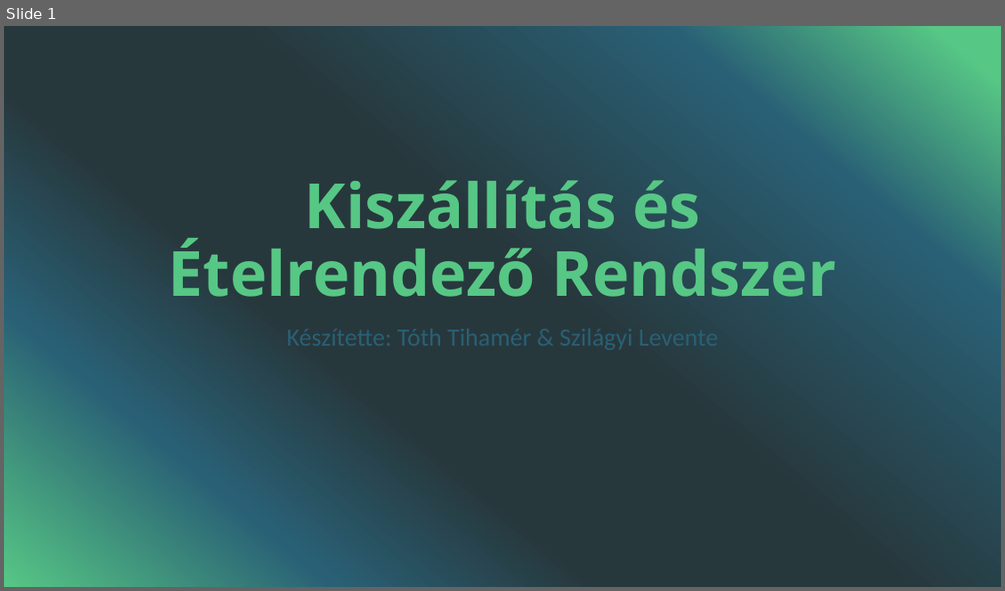
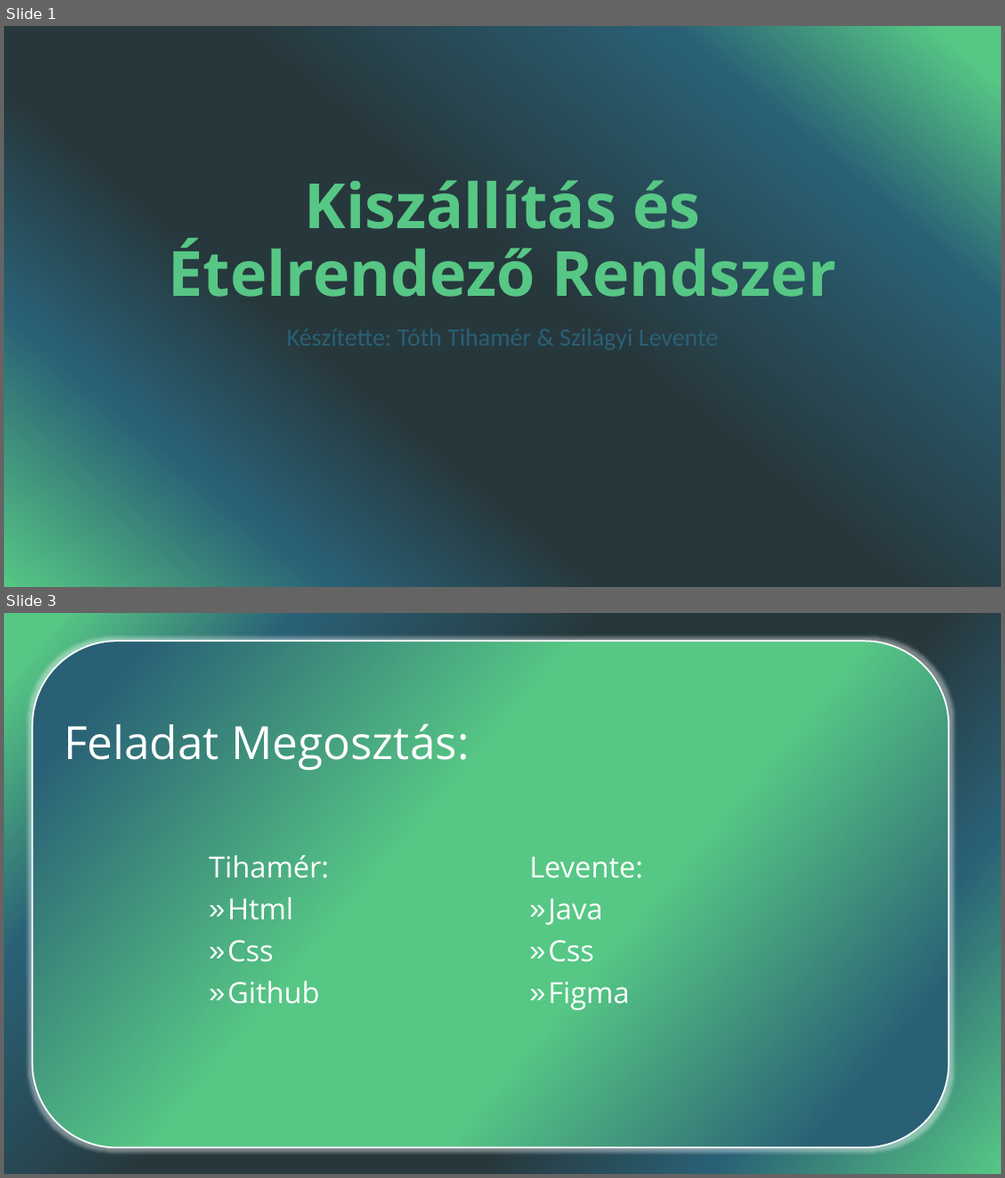
Before and after one commit to TihikEu/Kiszallitasi-Etelrendelo-Rendszer, a slide deck: Kiszállítás és Ételrendező Rendszer.pptx. Shown one above the other, each under a label of ours: slide 1 before the commit, slides 1 and 3 after it; the slides between them are not shown. The pictures are 1005x591 and 1005x1178 pixels, drawn with LibreOffice and Linux fonts; fonts in the diff are those of the drawing. Boxes give left, top, right and bottom in pixels: in the first picture for what was removed or moved away, otherwise in the second. Text is boxed around its words. In the diff, an @@ line names an element or a change of style, - is before the commit and + after.

```diff
--- a/Kiszállítás és Ételrendező Rendszer.pptx
+++ b/Kiszállítás és Ételrendező Rendszer.pptx
@@ slide 3 added at bbox=[4, 613, 1001, 1174], background gradient #57C785 to #296075 to #27383D @@
@@ rounded rectangle added at bbox=[32, 641, 949, 1147], fill gradient #296075 to #57C785, outline #FFFFFF 1.5 pt @@
@@ title added at bbox=[64, 717, 469, 771], 44 pt, text #FFFFFF @@
+Feladat Megosztás:
@@ text added at bbox=[209, 855, 329, 1004], 28 pt, text #FFFFFF @@
+Tihamér:
+» Html
+» Css
+» Github
@@ text added at bbox=[529, 856, 643, 1010], 28 pt, text #FFFFFF @@
+Levente:
+» Java
+» Css
+» Figma
```
Also in this commit, not shown: 1 slide changed, 7 other slides added, 1 slide removed.
